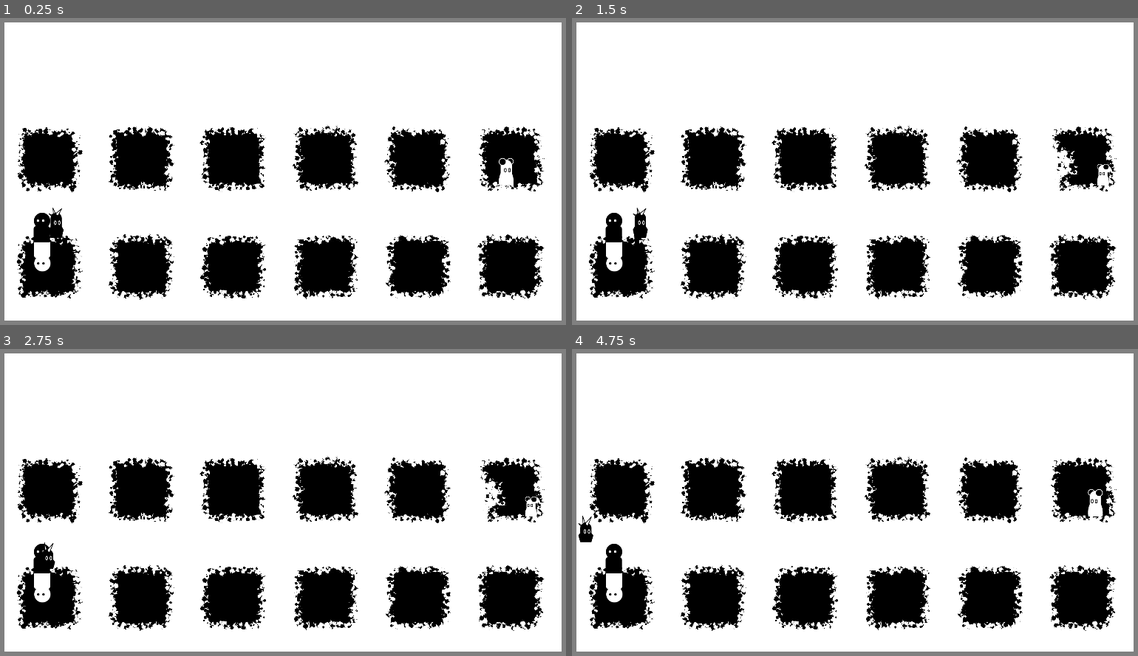
Above: before the commit, frames 1-4 (two rows, left to right).
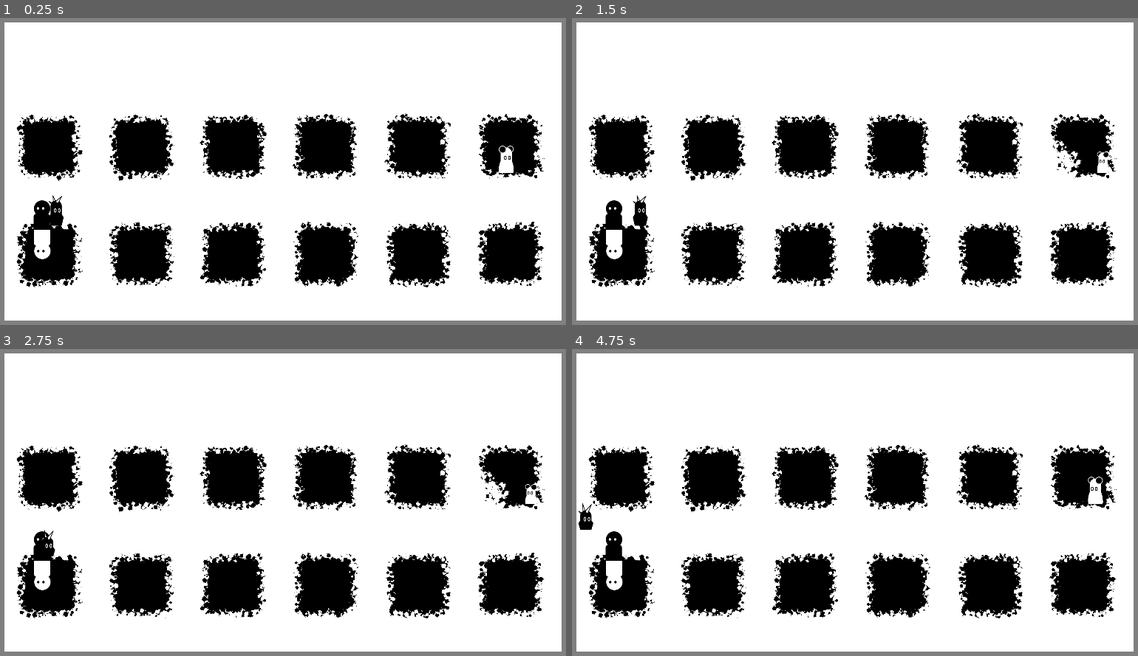
Above: after the commit, the same moments.

Repository: RobotRamen/margin
Game: Godot game, scene res://level_fetch_quest.tscn
The game is run twice, just before and just after one commit, with the same random seed, the same clock (stepped at 60 frames per second) and the same inputs. This scene is started directly instead of the project's main scene.
Inputs (mouse positions are in pixels of both pictures, inside the frame that each line leads up to):
- Up to frame 1 (0.25 s): no input
- Up to frame 2 (1.5 s): tap Enter at 0.5 s; move the mouse to (985, 156) at 0.52 s; hold D (right_0) from 0.53 s (still down); tap Ctrl (restore_0) at 0.6 s; click (985, 156) at 0.67 s; tap Space (jump_0) at 0.77 s; move the mouse to (736, 186) at 1.27 s; tap E (switch) at 1.35 s
- Up to frame 3 (2.75 s): tap Space (jump_0) at 1.52 s; move the mouse to (339, 428) at 2.02 s; release D (right_0) at 2.03 s; hold A (left_0) from 2.03 s (still down); tap Ctrl (restore_0) at 2.1 s
- Up to frame 4 (4.75 s): move the mouse to (826, 570) at 2.77 s; release A (left_0) at 2.78 s; hold D (right_0) 2.78-4.28 s; tap E (switch) at 2.85, 4.35 s; click (826, 570) at 2.92 s; tap Space (jump_0) at 3.02, 3.77, 4.52 s; move the mouse to (1030, 551) at 3.52 s; tap Ctrl (restore_0) at 3.6 s; move the mouse to (679, 453) at 4.27 s; hold A (left_0) from 4.28 s (still down)

The runs differ from the first frame. In frame 1, 11% of the frame differs, in the area x 2-97%, y 31-92%; in frame 2, 11%; in frame 3, 11%; in frame 4, 11%, in the area x 1-97%, y 31-92%.

Commit message:
added last Nicole level, other minor level edits. Should be ready for playtesting

Diff:
--- a/game_master.tscn
+++ b/game_master.tscn
@@ -6,11 +6,12 @@
 [ext_resource type="PackedScene" uid="uid://dprm6hyb6k4yf" path="res://level_tutorial.tscn" id="3_t6p1j"]
 [ext_resource type="PackedScene" uid="uid://hpkiewx83nq2" path="res://level_fetch_quest.tscn" id="4_efjal"]
 [ext_resource type="PackedScene" uid="uid://cmcelh5sklg2g" path="res://level_getting_the_hang_of_it.tscn" id="5_1w04x"]
+[ext_resource type="PackedScene" uid="uid://drrw6qxqri0ov" path="res://level_stepping_stones.tscn" id="5_lamal"]
 [ext_resource type="PackedScene" uid="uid://s8kcu3a61lxf" path="res://level_END.tscn" id="5_scnkc"]
 
 [node name="game master" type="Node"]
 script = ExtResource("1_xp3r1")
-levels = Array[PackedScene]([ExtResource("2_mj0lf"), ExtResource("3_t6p1j"), ExtResource("4_efjal"), ExtResource("5_1w04x"), ExtResource("5_scnkc"), ExtResource("2_4o8qf")])
+levels = Array[PackedScene]([ExtResource("2_mj0lf"), ExtResource("3_t6p1j"), ExtResource("4_efjal"), ExtResource("5_lamal"), ExtResource("5_1w04x"), ExtResource("5_scnkc"), ExtResource("2_4o8qf")])
 
 [node name="game music" type="AudioStreamPlayer" parent="."]
 
--- a/level_fetch_quest.tscn
+++ b/level_fetch_quest.tscn
@@ -13,17 +13,18 @@
 [node name="level_1" type="Node2D"]
 
 [node name="whiteSpawner" parent="." instance=ExtResource("1_xj4bd")]
-position = Vector2(1685, 567)
+position = Vector2(1685, 527)
 scene = ExtResource("2_o13h0")
 
 [node name="blackSpawner" parent="." instance=ExtResource("1_xj4bd")]
-position = Vector2(223, 747)
+position = Vector2(223, 707)
 scene = ExtResource("3_ph0jb")
 
 [node name="Camera2D" type="Camera2D" parent="."]
 anchor_mode = 0
 
 [node name="black_start" parent="." instance=ExtResource("4_8mpf4")]
+position = Vector2(0, -40)
 collision_layer = 0
 
 [node name="CollisionShape2D" type="CollisionShape2D" parent="black_start"]
@@ -76,8 +77,8 @@
 
 [node name="White Exit" parent="." instance=ExtResource("5_hg30r")]
 z_index = 2
-position = Vector2(178, 816)
+position = Vector2(178, 776)
 
 [node name="Black Exit" parent="." instance=ExtResource("6_eud2w")]
 z_index = 2
-position = Vector2(177, 720)
+position = Vector2(177, 680)
--- a/level_getting_the_hang_of_it.tscn
+++ b/level_getting_the_hang_of_it.tscn
@@ -17,7 +17,7 @@
 size = Vector2(428.5, 64)
 
 [sub_resource type="RectangleShape2D" id="RectangleShape2D_bxrx6"]
-size = Vector2(175.5, 365)
+size = Vector2(83.5, 365)
 
 [sub_resource type="RectangleShape2D" id="RectangleShape2D_iqffi"]
 size = Vector2(116.219, 770)
@@ -77,7 +77,7 @@
 shape = SubResource("RectangleShape2D_ai0ib")
 
 [node name="Wall1" type="CollisionShape2D" parent="black_start"]
-position = Vector2(546.25, 335)
+position = Vector2(500.25, 335)
 shape = SubResource("RectangleShape2D_bxrx6")
 
 [node name="Wall2" type="CollisionShape2D" parent="black_start"]
--- /dev/null
+++ b/level_stepping_stones.tscn
@@ -0,0 +1,71 @@
+[gd_scene load_steps=12 format=3 uid="uid://drrw6qxqri0ov"]
+
+[ext_resource type="PackedScene" uid="uid://u3n1wf876647" path="res://spawner.tscn" id="1_o83p6"]
+[ext_resource type="PackedScene" uid="uid://igk0gdcmonds" path="res://white_character.tscn" id="2_i3bdb"]
+[ext_resource type="PackedScene" uid="uid://ifcwoqitdrfq" path="res://black_character.tscn" id="3_y2akg"]
+[ext_resource type="PackedScene" uid="uid://bxvj02pacs423" path="res://black_start.tscn" id="4_2i1hb"]
+[ext_resource type="PackedScene" uid="uid://btmbe16yn7fae" path="res://white_exit.tscn" id="5_4ps2s"]
+[ext_resource type="PackedScene" uid="uid://drtn8scom3w20" path="res://black_exit.tscn" id="6_rdc74"]
+
+[sub_resource type="RectangleShape2D" id="RectangleShape2D_3ymvw"]
+size = Vector2(529, 425)
+
+[sub_resource type="RectangleShape2D" id="RectangleShape2D_wn6d5"]
+size = Vector2(530, 153.75)
+
+[sub_resource type="RectangleShape2D" id="RectangleShape2D_ai0ib"]
+size = Vector2(548.25, 81)
+
+[sub_resource type="RectangleShape2D" id="RectangleShape2D_h6phw"]
+size = Vector2(462, 96)
+
+[sub_resource type="RectangleShape2D" id="RectangleShape2D_bxrx6"]
+size = Vector2(255.75, 209.5)
+
+[node name="level_1" type="Node2D"]
+
+[node name="whiteSpawner" parent="." instance=ExtResource("1_o83p6")]
+position = Vector2(134, 994)
+scene = ExtResource("2_i3bdb")
+
+[node name="blackSpawner" parent="." instance=ExtResource("1_o83p6")]
+position = Vector2(133, 574)
+scene = ExtResource("3_y2akg")
+
+[node name="Camera2D" type="Camera2D" parent="."]
+anchor_mode = 0
+
+[node name="black_start" parent="." instance=ExtResource("4_2i1hb")]
+collision_layer = 0
+
+[node name="Wall1" type="CollisionShape2D" parent="black_start"]
+position = Vector2(312.5, 866.5)
+shape = SubResource("RectangleShape2D_3ymvw")
+
+[node name="Wall2" type="CollisionShape2D" parent="black_start"]
+position = Vector2(318, 213)
+shape = SubResource("RectangleShape2D_3ymvw")
+
+[node name="Ceiling" type="CollisionShape2D" parent="black_start"]
+position = Vector2(847, 82)
+shape = SubResource("RectangleShape2D_wn6d5")
+
+[node name="Floor1" type="CollisionShape2D" parent="black_start"]
+position = Vector2(1211, 606)
+shape = SubResource("RectangleShape2D_ai0ib")
+
+[node name="Floor2" type="CollisionShape2D" parent="black_start"]
+position = Vector2(1679, 520)
+shape = SubResource("RectangleShape2D_h6phw")
+
+[node name="Wall7" type="CollisionShape2D" parent="black_start"]
+position = Vector2(1066, 461)
+shape = SubResource("RectangleShape2D_bxrx6")
+
+[node name="White Exit" parent="." instance=ExtResource("5_4ps2s")]
+z_index = 2
+position = Vector2(1744, 520)
+
+[node name="Black Exit" parent="." instance=ExtResource("6_rdc74")]
+z_index = 2
+position = Vector2(1744, 422)
Not shown: 1 places in game_master.tscn that only renumber resources
